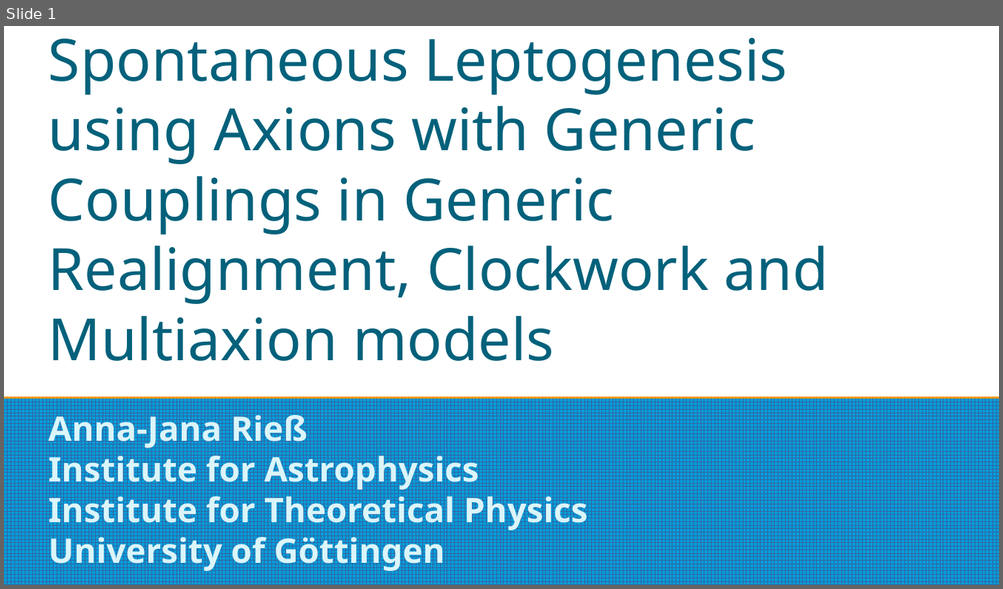
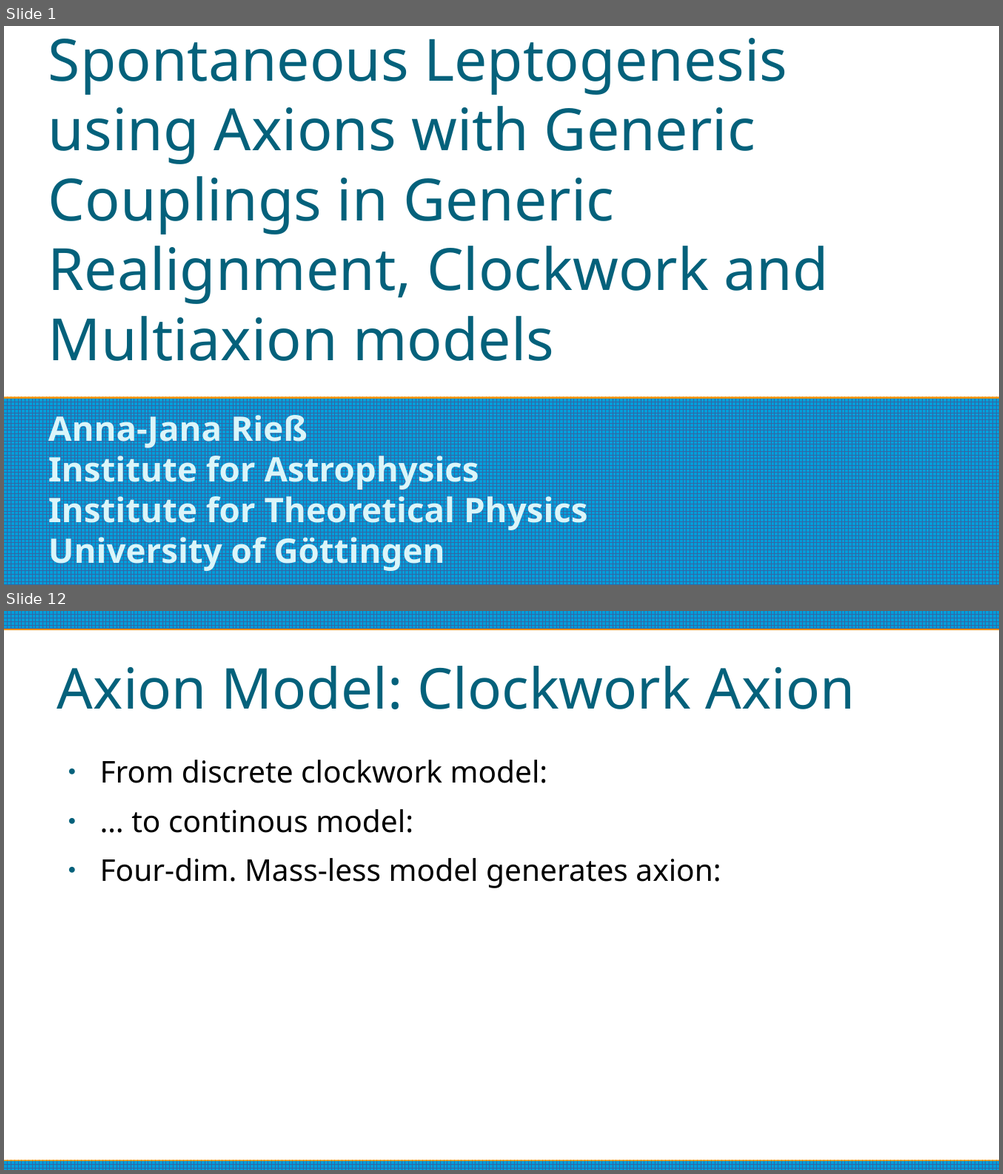
Before and after one commit to anna-jana/masters-project, a slide deck: reports/thesis-talk/presentation.odp. Shown one above the other, each under a label of ours: slide 1 before the commit, slides 1 and 12 after it; the slides between them are not shown. The pictures are 1003x589 and 1003x1174 pixels, drawn with LibreOffice and Linux fonts; fonts in the diff are those of the drawing. Boxes give left, top, right and bottom in pixels: in the first picture for what was removed or moved away, otherwise in the second. Text is boxed around its words. In the diff, an @@ line names an element or a change of style, - is before the commit and + after.

```diff
--- a/reports/thesis-talk/presentation.odp
+++ b/reports/thesis-talk/presentation.odp
@@ slide 12 added at (x1=4, y1=611, x2=999, y2=1170), background #FFFFFF @@
@@ rectangle added at (x1=4, y1=611, x2=999, y2=629), fill pattern #3465A4 on #009EDA @@
@@ title added at (x1=57, y1=666, x2=855, y2=709), 45 pt, text #04617B @@
+Axion Model: Clockwork Axion
@@ text added at (x1=100, y1=760, x2=720, y2=889), 24 pt, text #000000 @@
+● From discrete clockwork model:
+● … to continous model:
+● Four-dim. Mass-less model generates axion:
@@ rectangle added at (x1=4, y1=1162, x2=999, y2=1170), fill pattern #3465A4 on #009EDA @@
```
Also in this commit, not shown: 1 slide changed, 27 other slides added, 1 slide removed.
